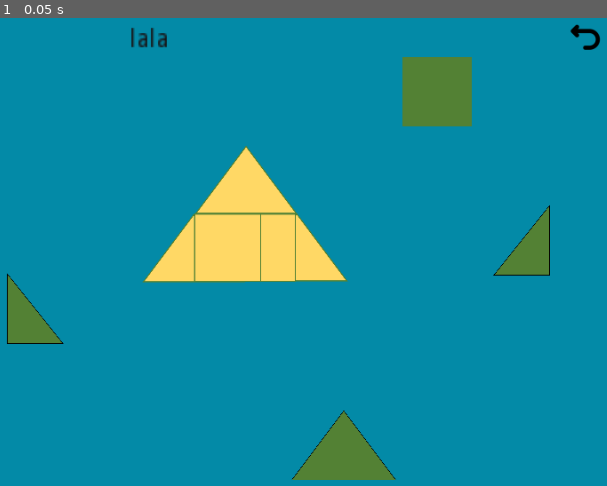
Above: before the commit, frame 1.
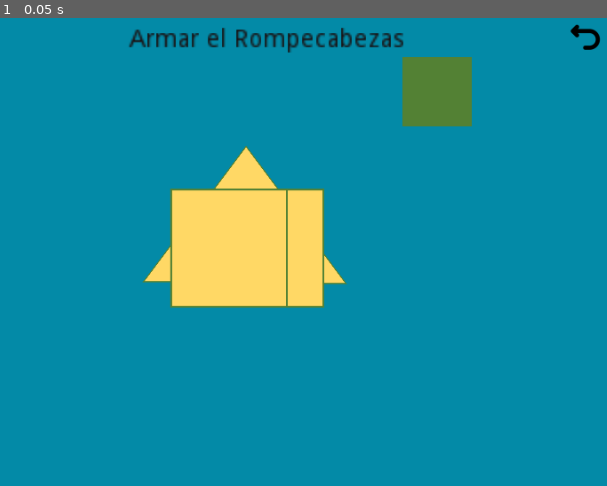
Above: after the commit, the same moment.

Repository: Jod00/Proyecto_AFIGE_Rompecabeza
Game: Godot game, scene res://Escenas_Scripts/rompecabeza.tscn
The game is run twice, just before and just after one commit, with the same random seed, the same clock (stepped at 60 frames per second) and the same inputs. The project has no main scene, so this scene is started directly.
Inputs:
- Up to frame 1 (0.05 s): no input

The runs differ from the first frame. In frame 1, 6.6% of the frame differs, in the area x 1-91%, y 2-99%.

Commit message:
Nueva escena de rompecabezas en la que funciona la accion de attastre

Diff:
--- a/Escenas_Scripts/cuadrados.gd
+++ b/Escenas_Scripts/cuadrados.gd
@@ -1,14 +1,18 @@
-extends StaticBody2D
+extends RigidBody2D
 
 
 # Declare member variables here. Examples:
 # var a = 2
-# var b = "text"
-
-func _ready():
-	pass # Replace with function body.
+signal piezaColocada
 
 
+# Called when the node enters the scene tree for the first time.
+func _ready():
+	pass
+
 # Called every frame. 'delta' is the elapsed time since the previous frame.
-#func _process(delta):
-#	pass
+func _process(delta):
+	pass
+
+func _on_cuadrado_body_entered(body):
+	emit_signal("piezaColocada")
--- a/Escenas_Scripts/cuadrados.tscn
+++ b/Escenas_Scripts/cuadrados.tscn
@@ -20,20 +20,20 @@
 [sub_resource type="RectangleShape2D" id=2]
 extents = Vector2( 65, 65 )
 
-[node name="cuadrados" type="StaticBody2D"]
-position = Vector2( 109, 78 )
+[node name="cuadrado" type="RigidBody2D"]
+collision_layer = 16
+collision_mask = 16
+gravity_scale = 0.0
 script = ExtResource( 3 )
 __meta__ = {
 "_edit_group_": true
 }
 
 [node name="AnimatedSprite" type="AnimatedSprite" parent="."]
-position = Vector2( 1.3, 0 )
-scale = Vector2( 0.2, 0.2 )
+scale = Vector2( 0.35, 0.35 )
 frames = SubResource( 1 )
 animation = "cuadrado"
 
 [node name="CollisionShape2D" type="CollisionShape2D" parent="."]
-position = Vector2( 3, 0 )
 scale = Vector2( 0.6, 0.6 )
 shape = SubResource( 2 )
--- a/Escenas_Scripts/pieza_Cuadrados.gd
+++ b/Escenas_Scripts/pieza_Cuadrados.gd
@@ -4,19 +4,18 @@
 var arrastrando = false
 var posicionToque = Vector2()
 var estaArmado = false
-signal tocando
+signal piezaArmada
 
 func _ready():
 	set_process_input(false)
 
 func pieza_Cuadrados_mouse_entered():
-	emit_signal("tocando")
-	#set_process_input(true)
+	if !estaArmado:
+		set_process_input(true)
 
 func pieza_Cuadrados_mouse_exited():
-	pass#set_process_input(false)
+	set_process_input(false)
 
-#func in
 func _input(event):
 	if event is InputEventScreenTouch:
 		if event.is_pressed():
@@ -25,11 +24,18 @@
 				arrastrando = true
 		else:
 			position = event.position
+			posicionToque = event.position
 			arrastrando = false
 
 func _process(_delta):
 	if arrastrando:
 		position = get_global_mouse_position()
 
-## para la colision , para que funcione de neuvo solo cambiar false por true
+func _on_pieza_Cuadrados_body_entered(body):
+	arrastrando = false
+	emit_signal("piezaArmada")
+	estaArmado=true
+	set_process_input(false)
+
+## para la colision , para que funcione den neuvo solo cambiar false por true
 #set_process_input(false) # detiene la funcion input
--- a/Escenas_Scripts/pieza_Cuadrados.tscn
+++ b/Escenas_Scripts/pieza_Cuadrados.tscn
@@ -21,7 +21,7 @@
 extents = Vector2( 65, 65 )
 
 [node name="pieza_Cuadrados" type="Area2D"]
-position = Vector2( 192, 122 )
+position = Vector2( 155, 96 )
 script = ExtResource( 3 )
 __meta__ = {
 "_edit_group_": true
@@ -36,4 +36,6 @@
 [node name="CollisionShape2D" type="CollisionShape2D" parent="."]
 shape = SubResource( 2 )
 
+[connection signal="body_entered" from="." to="." method="_on_pieza_Cuadrados_body_entered"]
 [connection signal="mouse_entered" from="." to="." method="pieza_Cuadrados_mouse_entered"]
+[connection signal="mouse_exited" from="." to="." method="pieza_Cuadrados_mouse_exited"]
--- a/Escenas_Scripts/rompecabeza.gd
+++ b/Escenas_Scripts/rompecabeza.gd
@@ -2,35 +2,24 @@
 
 #export (PackedScene) var bomba
 #export (PackedScene) var piezaCuadrada
-var FormaTrianguloRect = []
 
 func _ready():
-	FormaTrianguloRect = [Vector2(0,-38),Vector2(0,38),Vector2(-60,38)]
-	$tituloPantalla.text= "lala"
+	pass
+	#$tituloPantalla.text= "lala"
 	##Modificacion de las piezas
-	$pieza_trianguloRecIzq/AnimatedSprite.animation = 'TrianguloRectanguloIzq'
-	$pieza_trianguloRecDer/AnimatedSprite.animation = "TrianguloRectanguloDer"
-	$pieza_Rectangulo/AnimatedSprite.animation = "rectangulo"
-	$pieza_Rectangulo/CollisionShape2D.scale.x = 0.5
-
+#	$pieza_trianguloRecIzq/AnimatedSprite.animation = 'TrianguloRectanguloIzq'
+#	$pieza_trianguloRecDer/AnimatedSprite.animation = "TrianguloRectanguloDer"
+#	$pieza_Rectangulo/AnimatedSprite.animation = "rectangulo"
+#	$pieza_Rectangulo/CollisionShape2D.scale.x = 0.5
+#
 	##Modificacion de los espacios para las piezas o simplemente(espacios)
-	$rectangulo/CollisionShape2D.scale.x = 0.3
-	$rectangulo/CollisionShape2D.position.x += 18
+#	$rectangulo/CollisionShape2D.scale.x = 0.3
+#	$rectangulo/CollisionShape2D.position.x += 18
 	#void set ( int idx, Vector2 vector2 )
 #	$TrianguloRecDer/CollisionPolygon2D.polygon.set(1,Vector2(0,38))
-	$TrianguloRecDer/CollisionPolygon2D.scale = Vector2(0.7,0.7)
-	$TrianguloRecIzq/CollisionPolygon2D.polygon.set(1,Vector2(30,38))
+#	$TrianguloRecDer/CollisionPolygon2D.scale = Vector2(0.7,0.7)
+#	$TrianguloRecIzq/CollisionPolygon2D.polygon.set(1,Vector2(30,38))
 	#$TrianguloRecIzq/CollisionPolygon2D
-
-## Called every frame. 'delta' is the elapsed time since the previous frame.
-func _process(delta):
-	pass
-
-func pieza_Cuadrado_tocando():
-	$tituloPantalla.text= "no "
-
-
-
 
 func _on_botonRegresar_pressed():
 	$tituloPantalla.text= "si "
--- a/Escenas_Scripts/rompecabeza.tscn
+++ b/Escenas_Scripts/rompecabeza.tscn
@@ -24,31 +24,33 @@
 collision_mask = 2
 
 [node name="TrianguloRecDer" parent="." instance=ExtResource( 2 )]
-position = Vector2( 507, 276 )
+position = Vector2( 506, 279 )
 collision_layer = 4
 collision_mask = 4
 
 [node name="rectangulo" parent="." instance=ExtResource( 4 )]
-position = Vector2( 466, 277 )
+position = Vector2( 470, 278 )
 collision_layer = 8
 collision_mask = 8
 
-[node name="cuadrados" parent="." instance=ExtResource( 4 )]
-position = Vector2( 427, 277 )
-collision_layer = 16
-collision_mask = 16
+[node name="cuadrado" parent="." instance=ExtResource( 4 )]
+position = Vector2( 429, 278 )
+collision_layer = 0
 
 [node name="pieza_triangulo1" parent="." instance=ExtResource( 1 )]
+visible = false
 position = Vector2( 560, 499 )
 scale = Vector2( 0.6, 0.6 )
 
 [node name="pieza_trianguloRecIzq" parent="." instance=ExtResource( 1 )]
+visible = false
 position = Vector2( 760, 268 )
 scale = Vector2( 0.6, 0.6 )
 collision_layer = 2
 collision_mask = 2
 
 [node name="pieza_trianguloRecDer" parent="." instance=ExtResource( 1 )]
+visible = false
 position = Vector2( 213, 345 )
 scale = Vector2( 0.6, 0.6 )
 collision_layer = 4
@@ -64,8 +66,7 @@
 [node name="pieza_Cuadrado" parent="." instance=ExtResource( 3 )]
 position = Vector2( 665, 101 )
 scale = Vector2( 0.6, 0.6 )
-collision_layer = 16
-collision_mask = 16
+collision_layer = 0
 
 [node name="botonRegresar" type="TouchScreenButton" parent="."]
 position = Vector2( 813, 21 )
@@ -81,5 +82,4 @@
 rect_scale = Vector2( 2, 2 )
 text = "Armar el Rompecabezas"
 
-[connection signal="tocando" from="pieza_Cuadrado" to="." method="pieza_Cuadrado_tocando"]
 [connection signal="pressed" from="botonRegresar" to="." method="_on_botonRegresar_pressed"]
--- /dev/null
+++ b/armarRompecabezas.tscn
@@ -0,0 +1,29 @@
+[gd_scene load_steps=4 format=2]
+
+[ext_resource path="res://Escenas_Scripts/pieza_Cuadrados.tscn" type="PackedScene" id=1]
+[ext_resource path="res://Escenas_Scripts/cuadrados.tscn" type="PackedScene" id=2]
+[ext_resource path="res://Escenas_Scripts/Triangulos.tscn" type="PackedScene" id=3]
+
+[node name="Node2D" type="Node2D"]
+
+[node name="cuadrado" parent="." instance=ExtResource( 2 )]
+position = Vector2( 382, 262 )
+
+[node name="rectangulo" parent="." instance=ExtResource( 2 )]
+position = Vector2( 517, 262 )
+collision_layer = 8
+collision_mask = 8
+
+[node name="Triangulos" parent="." instance=ExtResource( 3 )]
+collision_layer = 8
+collision_mask = 8
+
+[node name="pieza_Cuadrado" parent="." instance=ExtResource( 1 )]
+position = Vector2( 720, 201 )
+collision_layer = 16
+collision_mask = 16
+
+[node name="pieza_Rectangulo" parent="." instance=ExtResource( 1 )]
+position = Vector2( 145, 310 )
+collision_layer = 8
+collision_mask = 8
